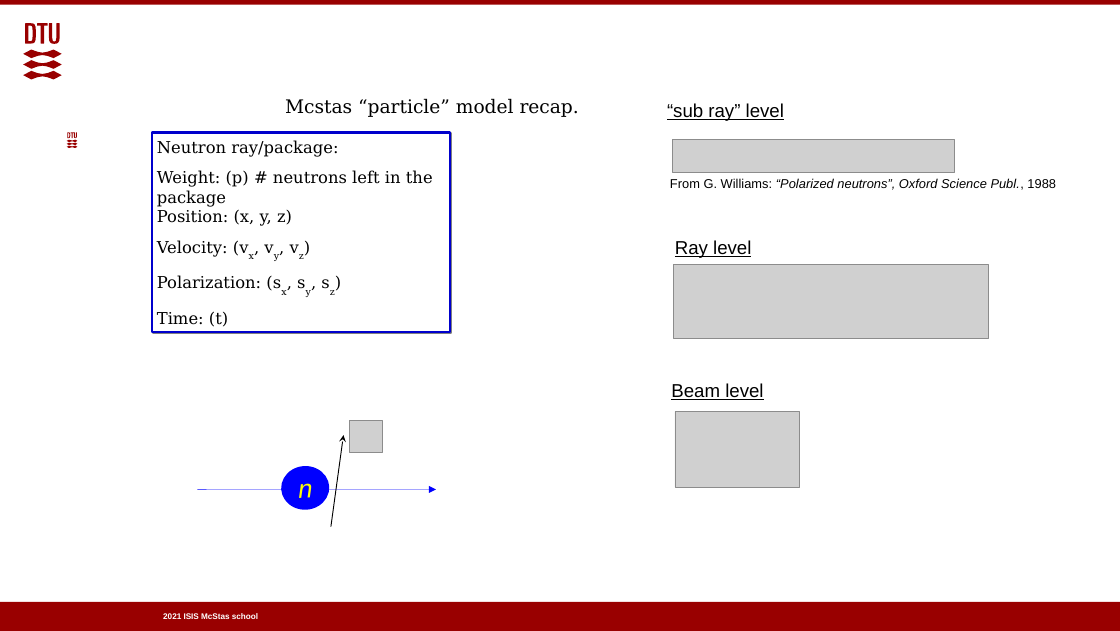
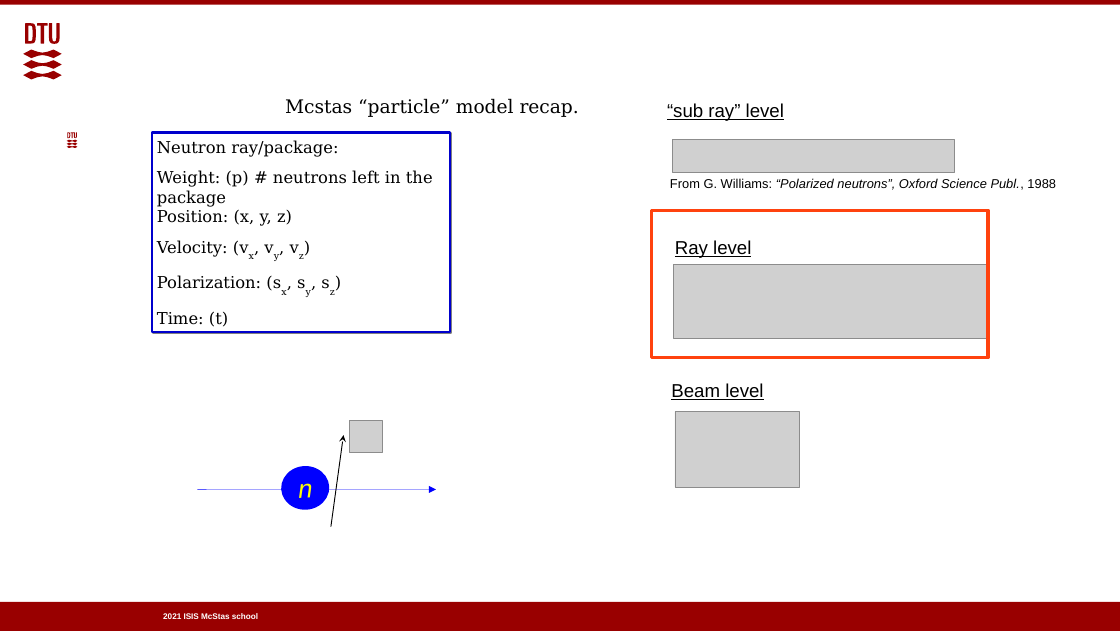
Before and after one commit to McStasMcXtrace/Schools, a slide deck: slide 2 of ISIS_April_2021/Wednesday_April_14th/1_Polarisation,_Optim_tools/Polarised_neutrons_in_McStas.odp (slide 3 before the commit). Drawn at 1120x631 pixels with LibreOffice and Linux fonts; fonts in the diff are those of the drawing; grey boxes stand for pictures; background and template pictures are left out. Boxes give left, top, right and bottom in pixels: in the first picture for what was removed or moved away, otherwise in the second. Text is boxed around its words. In the diff, an @@ line names an element or a change of style, - is before the commit and + after.

```diff
--- a/ISIS_April_2021/Wednesday_April_14th/1_Polarisation,_Optim_tools/Polarised_neutrons_in_McStas.odp
+++ b/ISIS_April_2021/Wednesday_April_14th/1_Polarisation,_Optim_tools/Polarised_neutrons_in_McStas.odp
@@ rectangle added at bbox=[652, 210, 988, 357], outline #FF420E 3 pt @@
```
Also in this commit, not shown: 5 other slides changed, 1 slide added, 7 slides removed.
